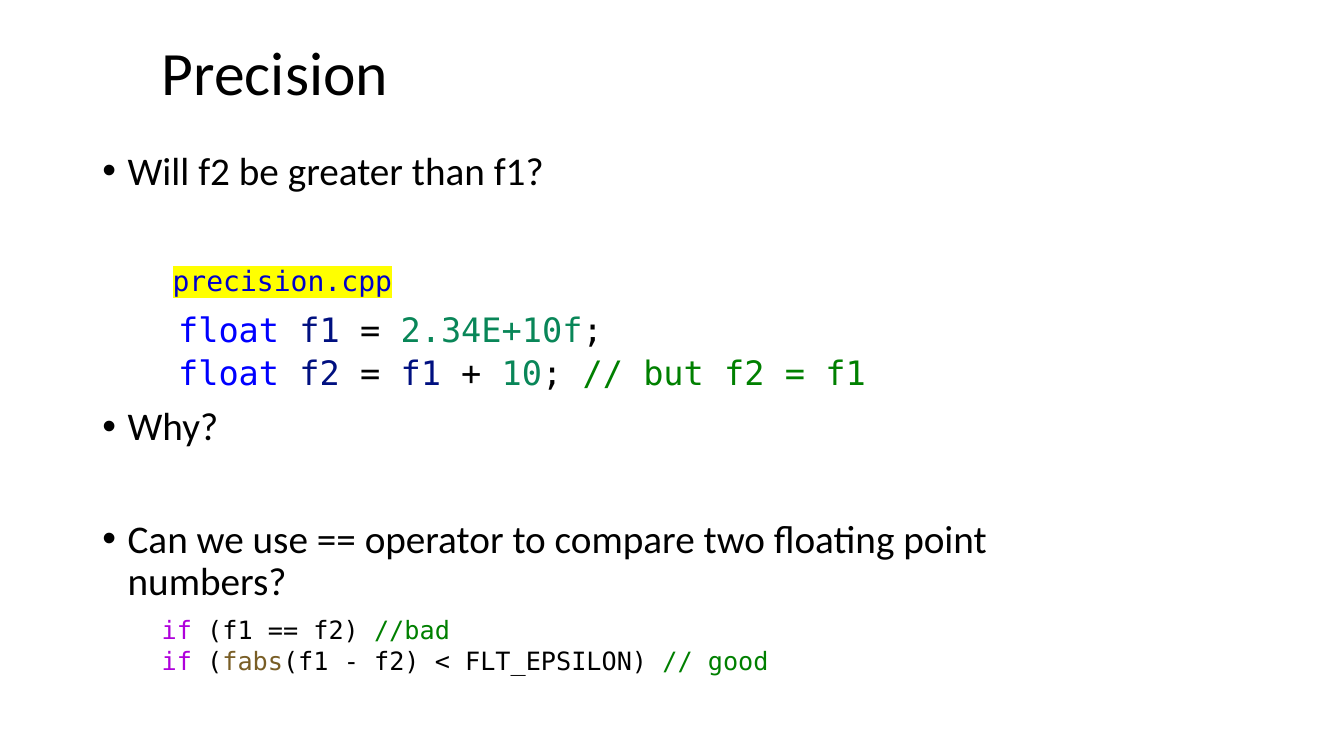
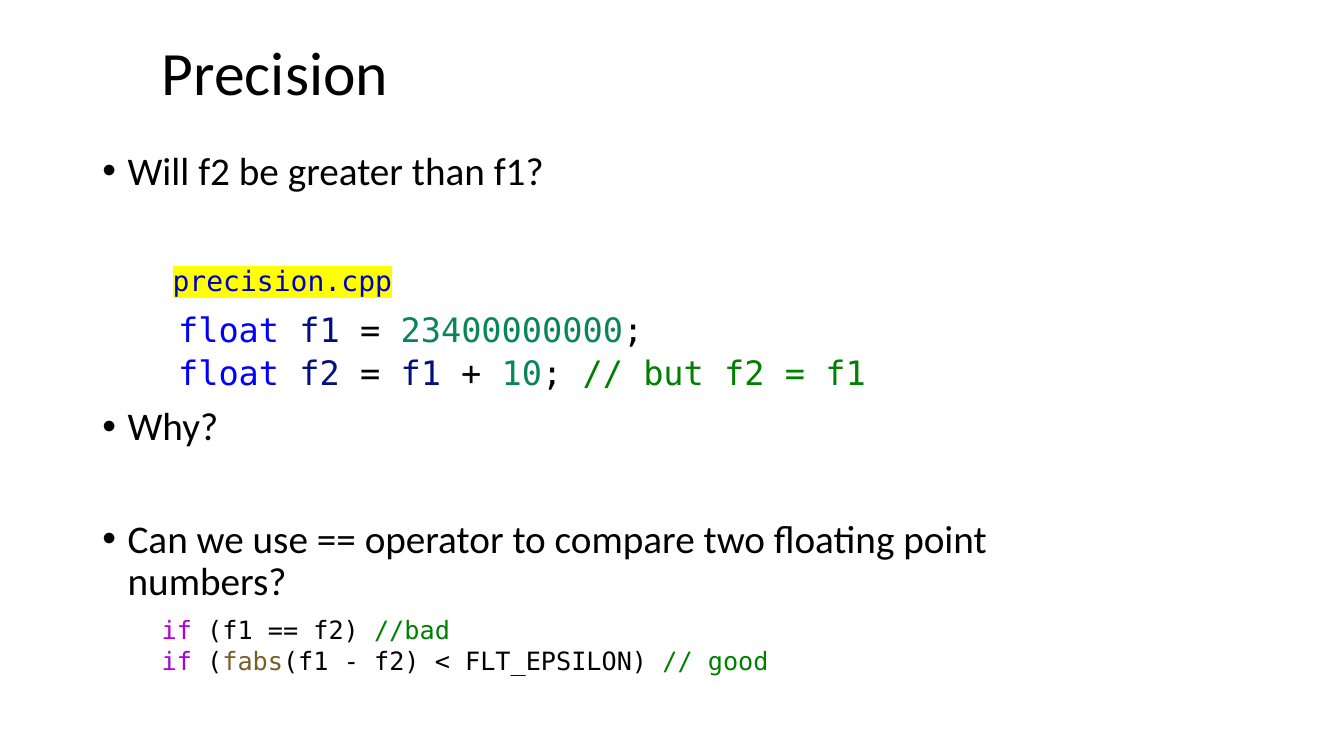
Before and after one commit to ShiqiYu/CPP, a slide deck: slide 26 of week02/Lecture02.pptx. Drawn at 1344x756 pixels with LibreOffice and Linux fonts; fonts in the diff are those of the drawing; background and template pictures are left out. Boxes give left, top, right and bottom in pixels: in the first picture for what was removed or moved away, otherwise in the second. Text is boxed around its words. In the diff, an @@ line names an element or a change of style, - is before the commit and + after.

Commit message:
update lecture 2

```diff
--- a/week02/Lecture02.pptx
+++ b/week02/Lecture02.pptx
@@ text at (178,316,644,347): text changed @@
-  float f1 = 2.34E+10f;
+  float f1 = 23400000000;
```
